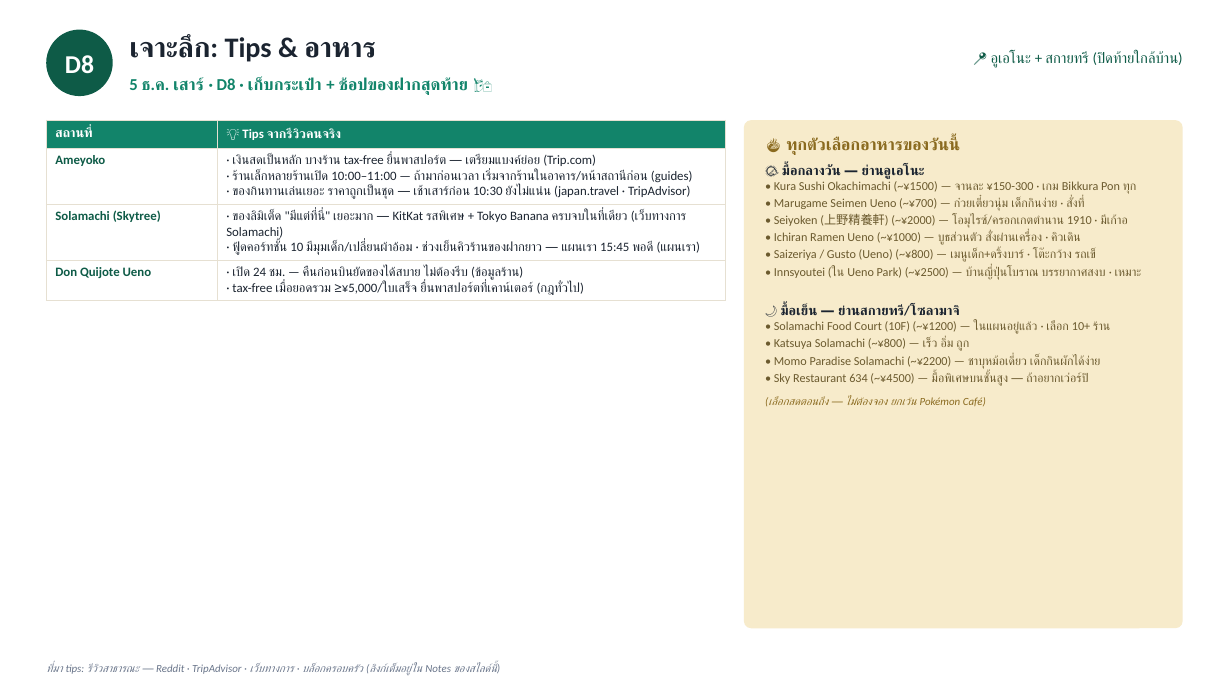
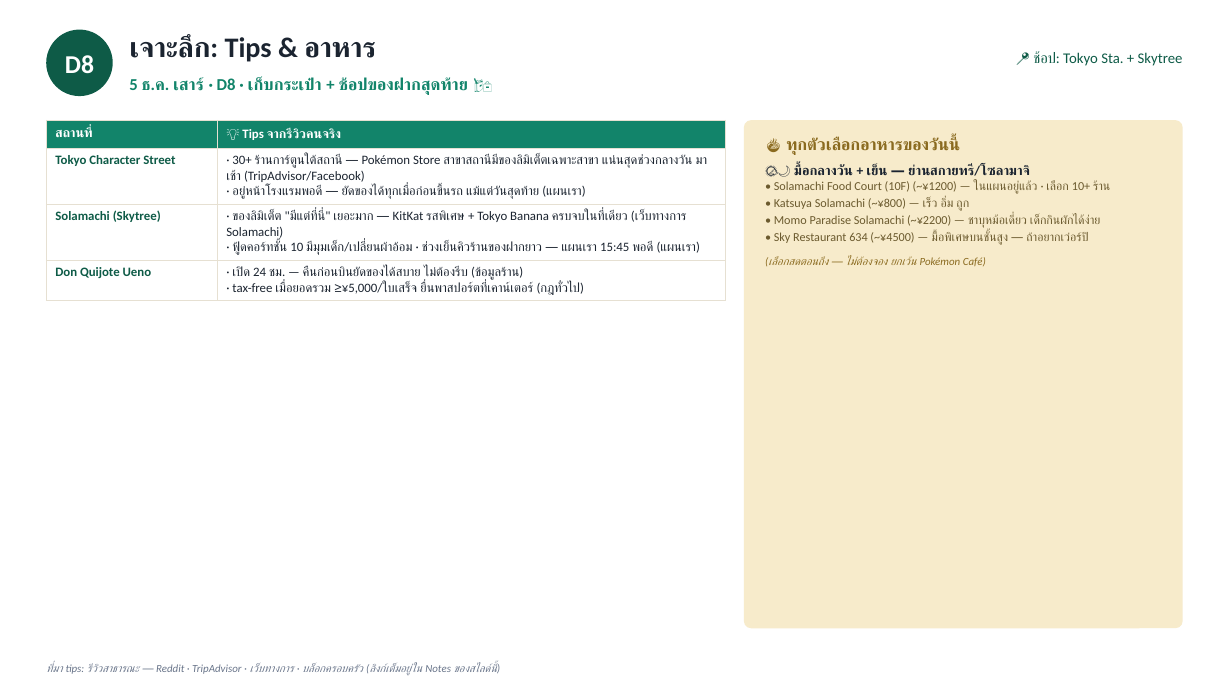
Before and after one commit to aphiwatgo5/tokyo-trip-planner, a slide deck: slide 18 of Tokyo_Trip_Plan_2026.pptx. Drawn at 1232x693 pixels with LibreOffice and Linux fonts; fonts in the diff are those of the drawing. Boxes give left, top, right and bottom in pixels: in the first picture for what was removed or moved away, otherwise in the second. Text is boxed around its words. In the diff, an @@ line names an element or a change of style, - is before the commit and + after.

```diff
--- a/Tokyo_Trip_Plan_2026.pptx
+++ b/Tokyo_Trip_Plan_2026.pptx
@@ text at box(1033, 51, 1183, 66): text changed @@
-📍 อูเอโนะ + สกายทรี (ปิดท้ายใกล้บ้าน)
+📍 ช้อป: Tokyo Sta. + Skytree
@@ table at box(46, 120, 726, 299) @@
-row 2, column 1: Ameyoko
+row 2, column 1: Tokyo Character Street
-row 2, column 2: · เงินสดเป็นหลัก บางร้าน tax-free ยื่นพาสปอร์ต — เตรียมแบงค์ย่อย (Trip.com) / · ร้านเล็กหลายร้านเปิด 10:00–11:00 — ถ้ามาก่อนเวลา เริ่มจากร้านในอาคาร/หน้าสถานีก่อน (guides) / · ของกินทานเล่นเยอะ ราคาถูกเป็นชุด — เช้าเสาร์ก่อน 10:30 ยังไม่แน่น (japan.travel · TripAdvisor)
+row 2, column 2: · 30+ ร้านการ์ตูนใต้สถานี — Pokémon Store สาขาสถานีมีของลิมิเต็ตเฉพาะสาขา แน่นสุดช่วงกลางวัน มาเช้า (TripAdvisor/Facebook) / · อยู่หน้าโรงแรมพอดี — ยัดของได้ทุกเมื่อก่อนขึ้นรถ แม้แต่วันสุดท้าย (แผนเรา)
@@ row 3, column 2: "· ของลิมิเต็ด "มีแต่ที่นี่" เยอะมาก — KitKat รสพิเศษ + Tokyo Banana ครบจบในที่เดียว (เว็บทางการ Solamachi) / · ฟู้ดคอร์ทชั้น 10 มีมุมเด็ก/เปลี่ยนผ้าอ้อม · ช่วงเย็นคิวร้านของฝากยาว — แผนเรา 15:45 พอดี (แผนเรา)" to "· ของลิมิเต็ต "มีแต่ที่นี่" เยอะมาก — KitKat รสพิเศษ + Tokyo Banana ครบจบในที่เดียว (เว็บทางการ Solamachi) / · ฟู้ดคอร์ทชั้น 10 มีมุมเด็ก/เปลี่ยนผ้าอ้อม · ช่วงเย็นคิวร้านของฝากยาว — แผนเรา 15:45 พอดี (แผนเรา)" @@
@@ text at box(794, 164, 1029, 176): text changed; size 9.5 to 10.5 pt; text colour #6B5A2E to #1B2430; bold on @@
-🌤 มื้อกลางวัน — ย่านอูเอโนะ
-• Kura Sushi Okachimachi (~¥1500) — จานละ ¥150-300 · เกม Bikkura Pon ทุก
-• Marugame Seimen Ueno (~¥700) — ก๋วยเตี๋ยวนุ่ม เด็กกินง่าย · สั่งที่
-• Seiyoken (上野精養軒) (~¥2000) — โอมุไรซ์/ครอกเกตตำนาน 1910 · มีเก้าอ
-• Ichiran Ramen Ueno (~¥1000) — บูธส่วนตัว สั่งผ่านเครื่อง · คิวเดิน
-• Saizeriya / Gusto (Ueno) (~¥800) — เมนูเด็ก+ดริ้งบาร์ · โต๊ะกว้าง รถเข็
-• Innsyoutei (ใน Ueno Park) (~¥2500) — บ้านญี่ปุ่นโบราณ บรรยากาศสงบ · เหมาะ
-🌙 มื้อเย็น — ย่านสกายทรี/โซลามาจิ
+🌤🌙 มื้อกลางวัน + เย็น — ย่านสกายทรี/โซลามาจิ
```
Also in this commit, not shown: 18 other slides changed, 27 other files.
